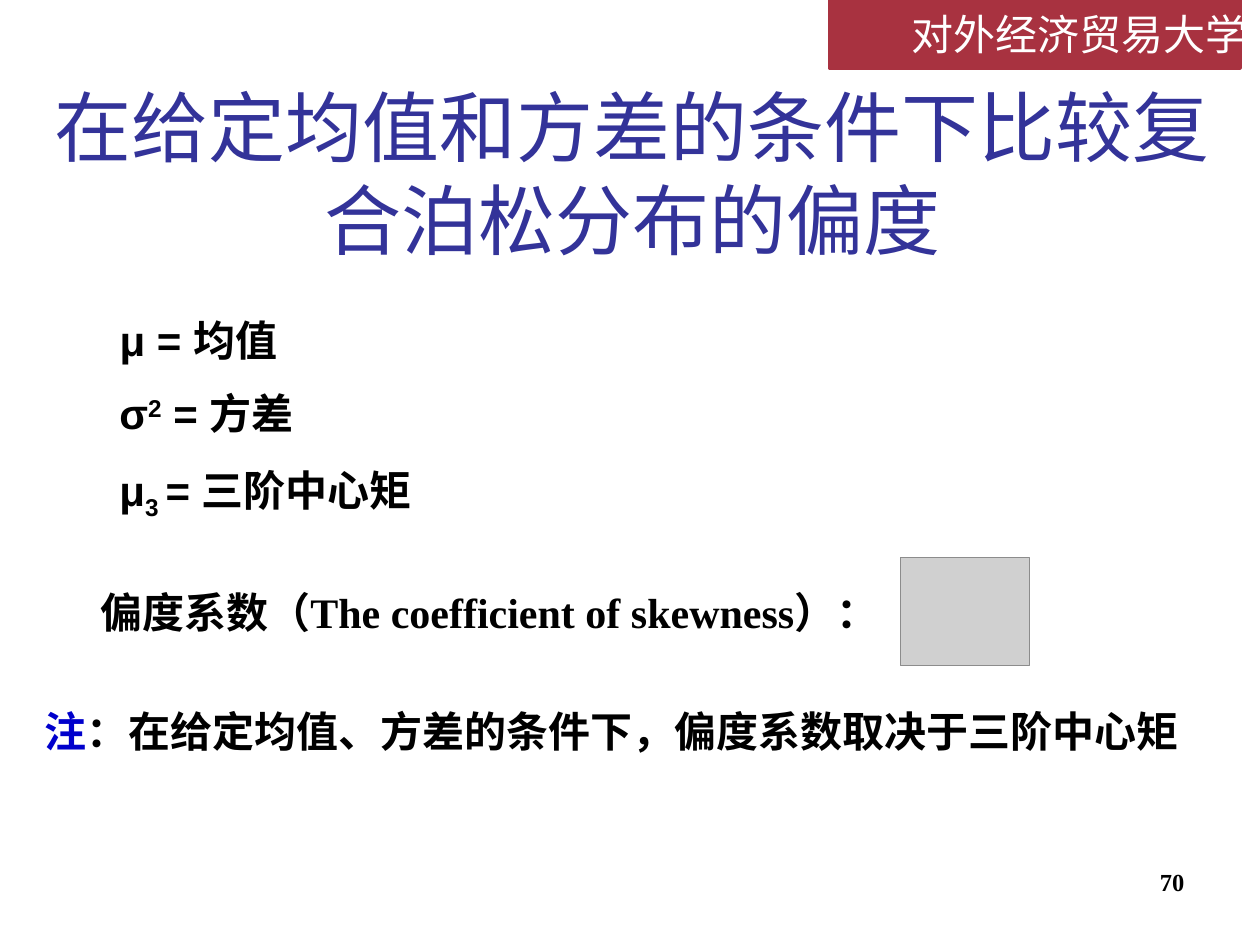
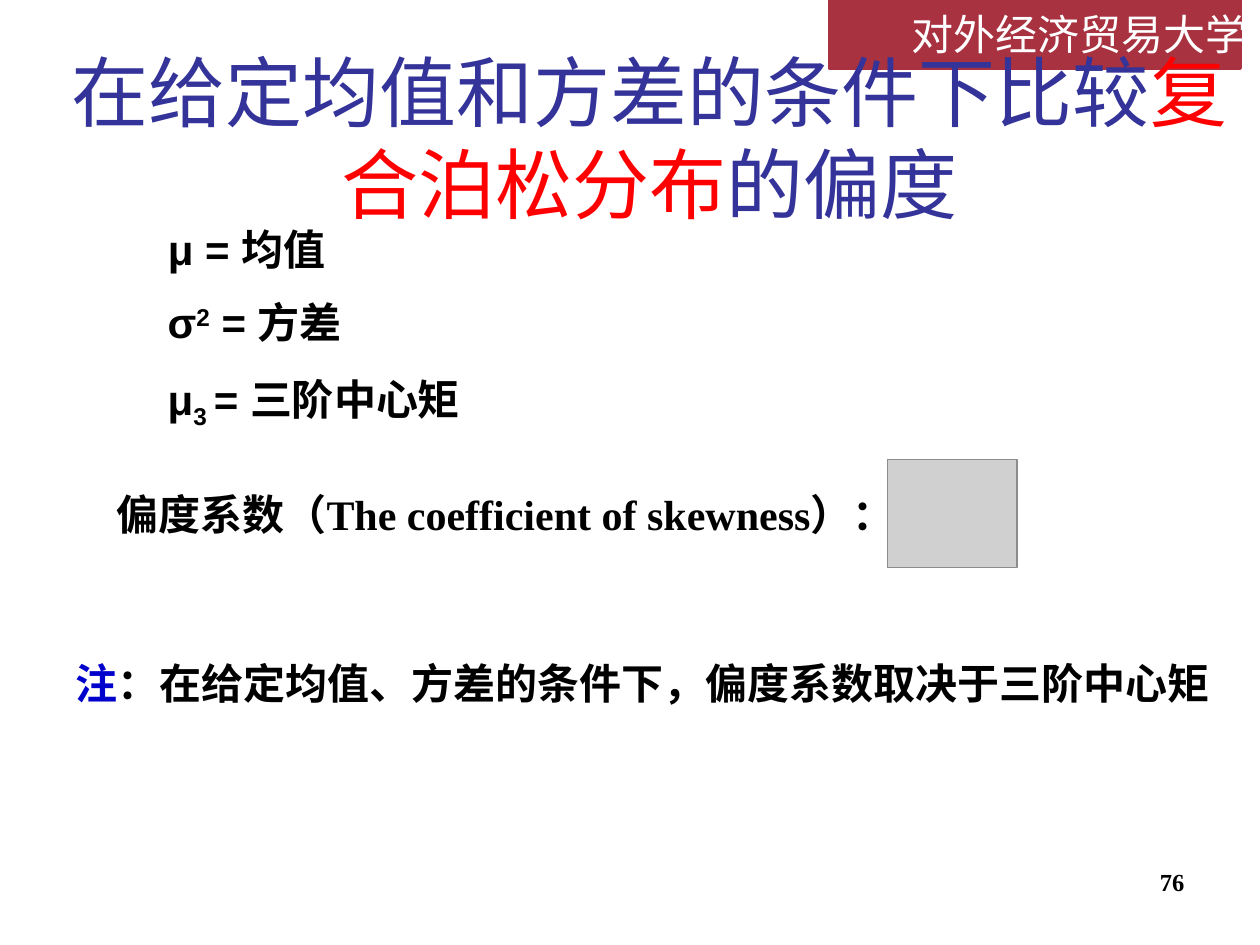
Before and after one commit to lizhengxiao/Non-life-Insurance-Actuarial-Science, a slide deck: slide 76 of Lectures/Week 4 - 损失次数模型.pptx (slide 70 before the commit). Drawn at 1260x945 pixels with LibreOffice and Linux fonts; fonts in the diff are those of the drawing; grey boxes stand for pictures; background and template pictures are left out. Boxes give left, top, right and bottom in pixels: in the first picture for what was removed or moved away, otherwise in the second. Text is boxed around its words. In the diff, an @@ line names an element or a change of style, - is before the commit and + after.

```diff
--- a/Lectures/Week 4 - 损失次数模型.pptx
+++ b/Lectures/Week 4 - 损失次数模型.pptx
@@ title "在给定均值和方差的条件下比较复合泊松分布的偏度": place and size @@
-title "在给定均值和方差的条件下比较复合泊松分布的偏度" at box(55, 91, 1210, 256)
+title "在给定均值和方差的条件下比较复合泊松分布的偏度" at box(72, 43, 1228, 220)
@@ title "在给定均值和方差的条件下比较复合泊松分布的偏度" at box(72, 43, 1228, 220): text colour #333399 to #FF0000 in "在给定均值和方差的条件下比较复合泊松分布的偏度" @@
@@ text "μ = 均值": place and size @@
-text "μ = 均值" at box(120, 320, 412, 510)
+text "μ = 均值" at box(168, 229, 460, 419)
@@ picture added at box(888, 459, 1017, 567) @@
@@ text "偏度系数（The coefficient of skewness）：" rewrapped from box(100, 592, 878, 632) to box(117, 494, 894, 539) @@
@@ picture removed at box(900, 557, 1028, 665) @@
@@ text "注：在给定均值、方差的条件下，偏度系数取决于三阶中心矩": place and size @@
-text "注：在给定均值、方差的条件下，偏度系数取决于三阶中心矩" at box(44, 711, 1178, 753)
+text "注：在给定均值、方差的条件下，偏度系数取决于三阶中心矩" at box(75, 663, 1209, 705)
@@ page number at box(1160, 874, 1185, 892): text changed @@
-70
+76
```
Also in this commit, not shown: 8 other slides changed, 14 slides added, 2 slides removed.
